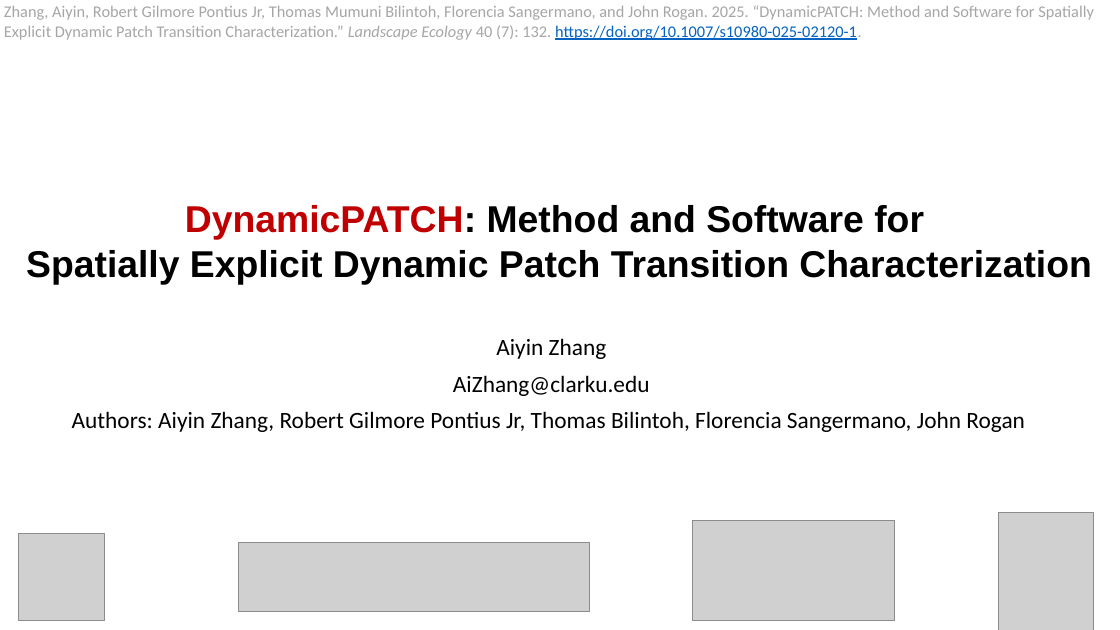
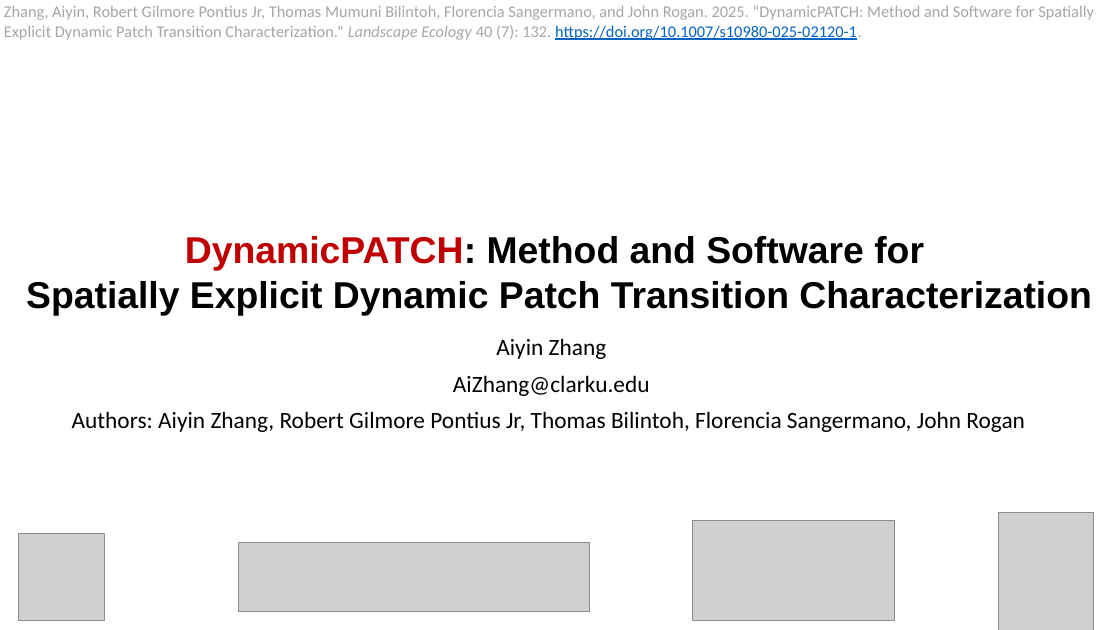
Before and after one commit to zay1996/Workshop_GIStimeseries, a slide deck: slide 1 of assets/slides/workshop_DynamicPATCH.pptx. Drawn at 1120x630 pixels with LibreOffice and Linux fonts; fonts in the diff are those of the drawing; grey boxes stand for pictures. Boxes give left, top, right and bottom in pixels: in the first picture for what was removed or moved away, otherwise in the second. Text is boxed around its words. In the diff, an @@ line names an element or a change of style, - is before the commit and + after.

```diff
--- a/assets/slides/workshop_DynamicPATCH.pptx
+++ b/assets/slides/workshop_DynamicPATCH.pptx
@@ text "DynamicPATCH: Method and Software for": place and size @@
-text "DynamicPATCH: Method and Software for" at [26,205,1091,285]
+text "DynamicPATCH: Method and Software for" at [26,236,1091,316]
```
Also in this commit, not shown: 12 other slides changed, 3 slides added, 10 slides removed, 6 other files.
